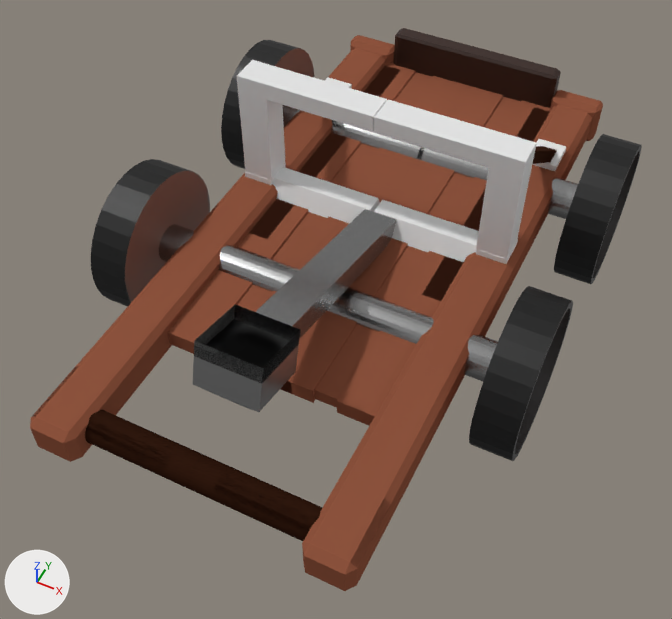
The Blender file Katapult mit Texturen.blend, before and after one commit.
One viewpoint serves both versions: a camera (50 mm lens) standing at (9.3, -22.4, 24.1) and looking at (0.2, -4.3, 1.4). Arrows for +X, +Y and +Z are at lower left; the lights stay in place.
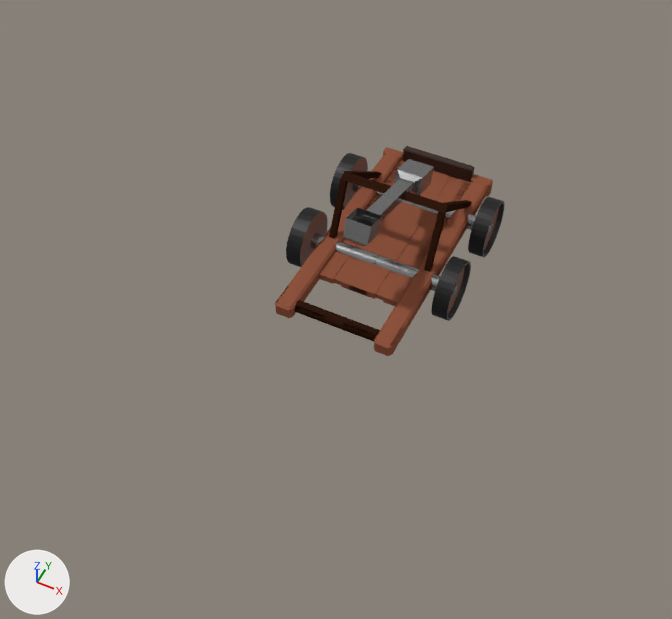
Where the change shows, as pixel boxes [x1, y1, x2, y2] in the pictures (672 x 619 px):
'Cube', deleted (brown): before [30, 35, 603, 591]
'Cylinder.002', deleted (black): before [91, 40, 642, 461]
'Cylinder.013', added (brown): after [275, 146, 505, 356]
'Cube.005', deleted: before [237, 60, 566, 264]
'Cylinder.001', reshaped, moved, rescaled, modifiers changed: before [85, 410, 322, 541]; after [343, 159, 434, 246]
'Cylinder', deleted: before [159, 105, 578, 382]
'Cube.008', deleted: before [193, 304, 301, 412]
'Cube.007', deleted: before [256, 209, 397, 338]
'Cube.006', deleted: before [394, 28, 561, 107]
part 1 of me_cylinder_002, deleted (black): before [85, 410, 322, 541]
part 2 of me_cylinder_002, added: after [343, 159, 434, 246]

The change in detail:
Material 'Material.016' (mat_material_016) is new.
Its base color is (0.0296, 0.00972, 0.00478) (brown #30190f).
Its roughness is 1.0.
Its specular ior level is 0.0.
me_cylinder_002 is used by ob_cylinder_001; location (-0.11, -15.11, 13.28); rotation (0.0, 1.571, 0.0), in degrees (0, 90, 0); scale (0.647, 0.647, 6.35).
me_cylinder_002 had 256 vertices, 196 faces and spanned x 16.31..17.85, y 4.18..5.72, z 0.0..0.76.
me_cylinder_002 no longer uses material mat_material_007 (brown #30190f).
me_cylinder_002 now has 52 vertices, 43 faces and spans x -5.71..1.94, y -10.47..9.72, z -0.13..0.23.
me_cylinder_002 part 1: 256 vertices removed from x 16.31..17.85, y 4.18..5.72, z 0.0..0.76.
me_cylinder_002 part 2: 52 vertices added at x -5.71..1.94, y -10.47..9.72, z -0.13..0.23.
me_cylinder_002 now uses material mat_material_004 (grey #a5a5a5).
me_cylinder_002 now uses material mat_material_003 (picture img_material_003_base_color).
Mesh me_cylinder_014 is new.
It has 2306 vertices, 1953 faces and spans x -1.8..10.8, y -15.8..17.5, z -1.1..1.1.
Faces by material slot: [427, 716, 26, 392, 392].
It uses material mat_material_016 (brown #30190f).
It uses material mat_material_001 (brown #8f543e).
It uses material mat_material_008 (brown #30190f).
It uses material mat_material_002 (grey #a5a5a5).
It uses material mat_material (picture img_material_base_color).
Object 'Cube.005' (ob_cube_005) is deleted.
Object 'Cube.006' (ob_cube_006) is deleted.
Object 'Cube.007' (ob_cube_007) is deleted.
Object 'Cube.008' (ob_cube_008) is deleted.
Object 'Cube' (ob_cube) is deleted.
Object 'Cylinder' (ob_cylinder) is deleted.
Object 'Cylinder.002' (ob_cylinder_002) is deleted.
Object 'Cylinder.001' (ob_cylinder_001) moves from (-0.11, -15.11, 13.28) to (0.13, -0.04, 2.42).
Object 'Cylinder.001' (ob_cylinder_001) loses its MIRROR modifier named 'Mirror'.
Modifier setting removed (it was use_axis = (False, False, True)).
Object 'Cylinder.001' (ob_cylinder_001) is rescaled from (0.647, 0.647, 6.35) to (0.279, 0.279, 2.74).
Object 'Cylinder.013' (ob_cylinder_013) is new; it shows me_cylinder_014.
Its location is (0.13, -0.04, 2.42).
Its rotation in degrees is (0, 90, 0).
Its scale is (0.279, 0.279, 2.74).
